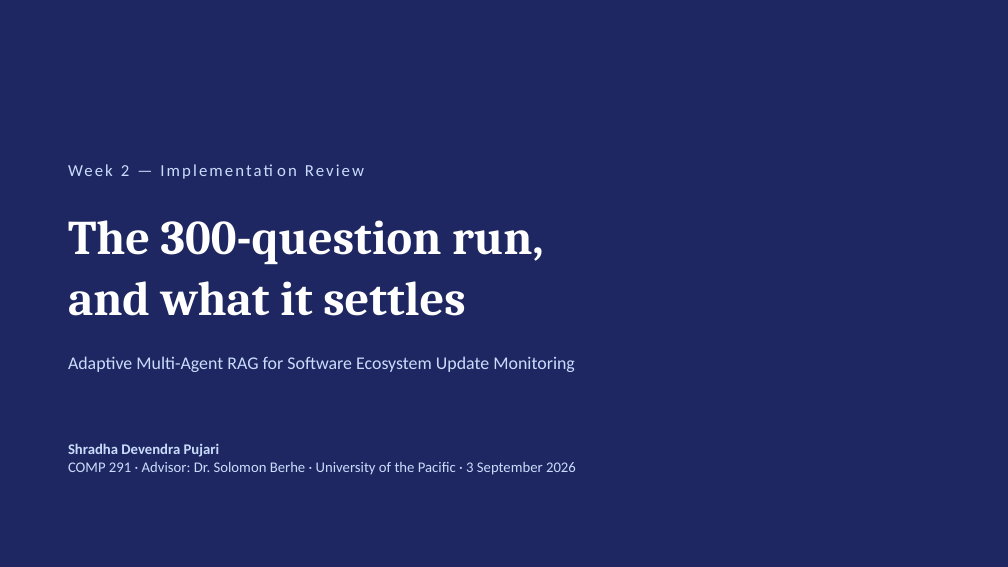
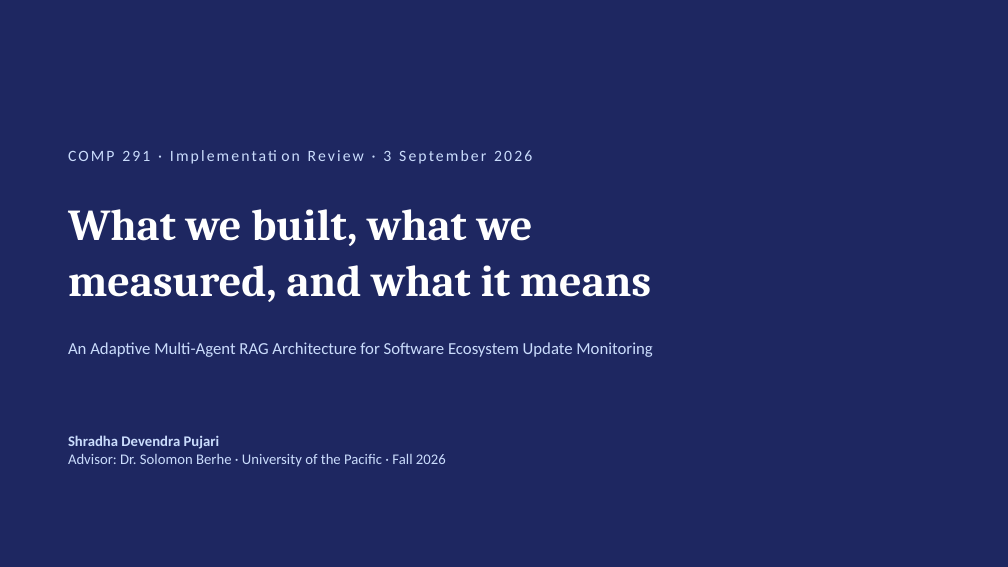
Before and after one commit to Shradhapujari/AMARA-An-Adaptive-Multi-Agent-RAG-Architecture-for-Software-Ecosystem-Update-Monitoring, a slide deck: slide 1 of slides/2026-09-03-week2-implementation-review.pptx. Drawn at 1008x567 pixels with LibreOffice and Linux fonts; fonts in the diff are those of the drawing. Boxes give left, top, right and bottom in pixels: in the first picture for what was removed or moved away, otherwise in the second. Text is boxed around its words. In the diff, an @@ line names an element or a change of style, - is before the commit and + after.

```diff
--- a/slides/2026-09-03-week2-implementation-review.pptx
+++ b/slides/2026-09-03-week2-implementation-review.pptx
@@ text at [383, 151, 391, 161]: text changed; size 16 to 15 pt @@
-Week 2 — Implementation Review
+COMP 291 · Implementation Review · 3 September 2026
@@ text at [68, 209, 651, 302]: text changed; size 46 to 42 pt @@
-The 300-question run,
-and what it settles
+What we built, what we
+measured, and what it means
@@ text at [68, 342, 652, 357]: text changed; size 17 to 16 pt @@
-Adaptive Multi-Agent RAG for Software Ecosystem Update Monitoring
+An Adaptive Multi-Agent RAG Architecture for Software Ecosystem Update Monitoring
@@ text "Shradha Devendra Pujari": place and size @@
-text "Shradha Devendra Pujari" at [68, 443, 576, 475]
+text "Shradha Devendra Pujari" at [68, 435, 446, 467]
@@ text at [68, 454, 446, 467]: text changed @@
-COMP 291 · Advisor: Dr. Solomon Berhe · University of the Pacific · 3 September 2026
+Advisor: Dr. Solomon Berhe · University of the Pacific · Fall 2026
```
Also in this commit, not shown: 3 other slides changed, 12 slides added, 4 slides removed, 2 other files.
